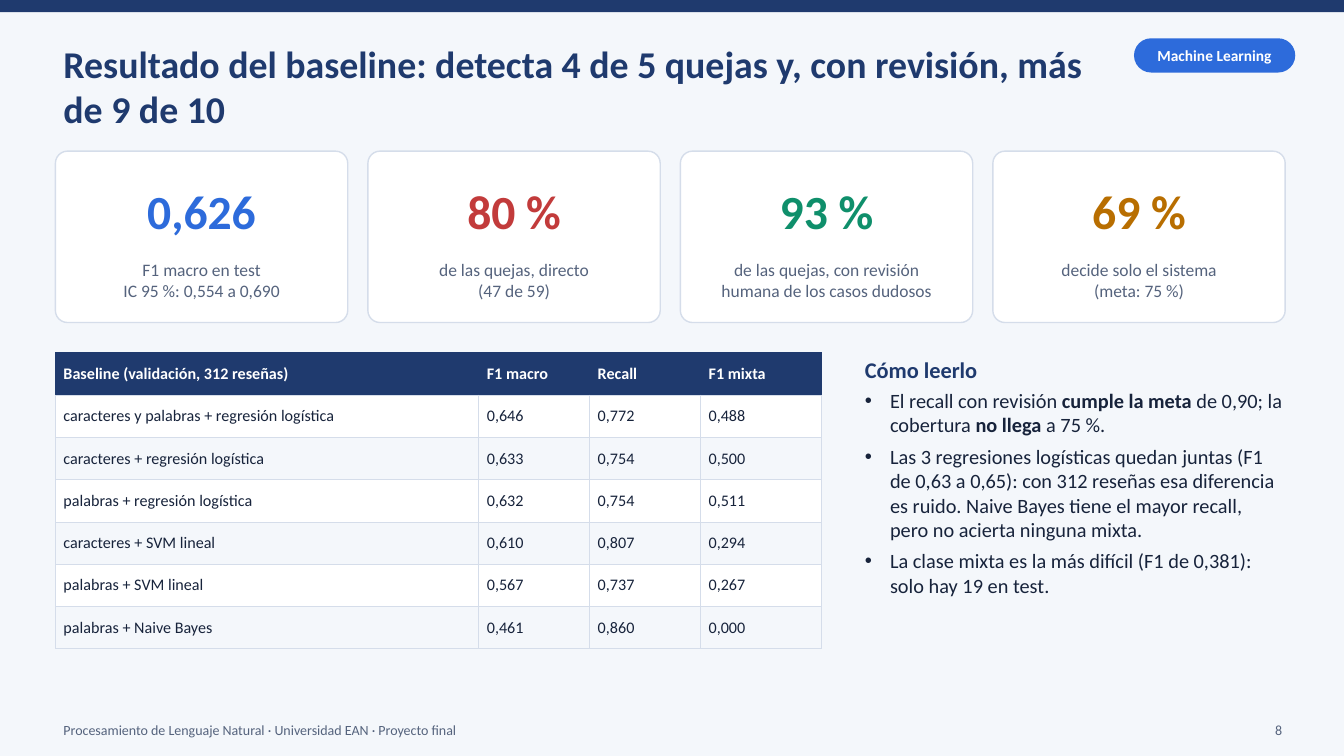
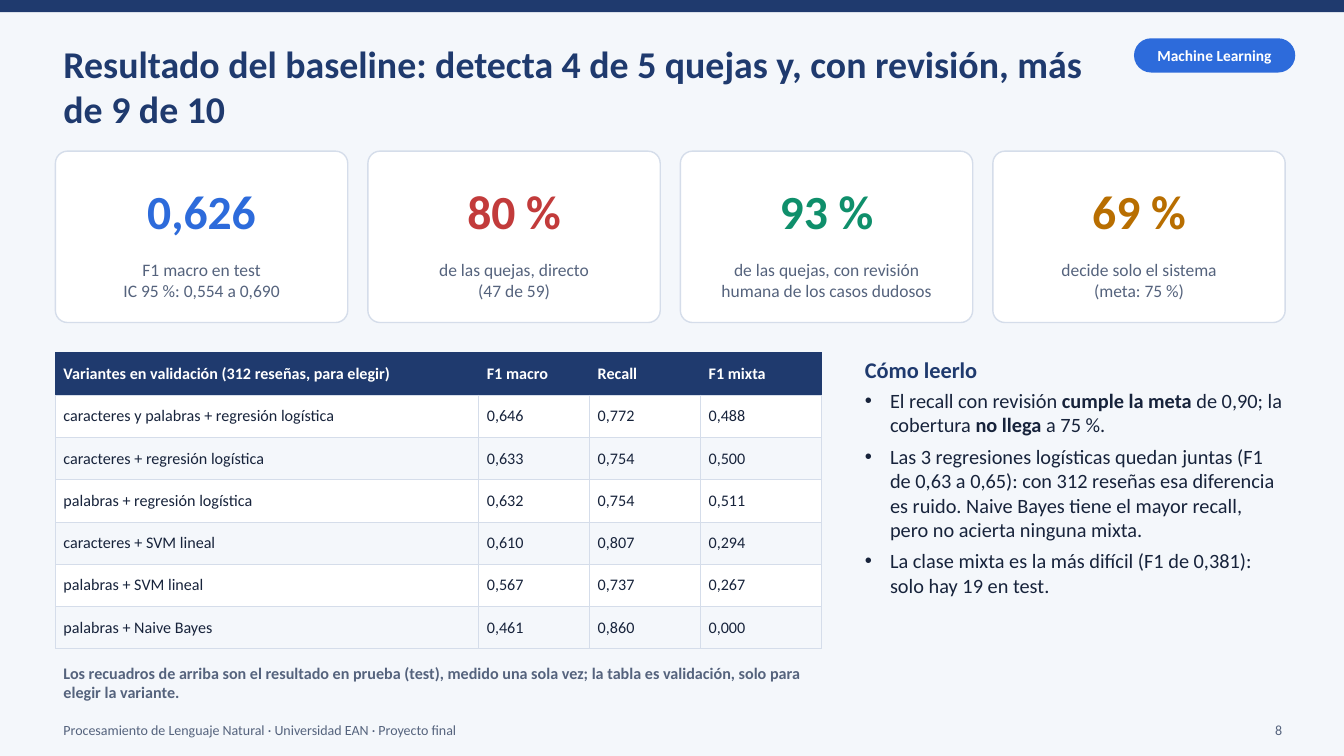
Before and after one commit to RubenEAN/proyecto-final-casinos-nlp, a slide deck: slide 8 of docs/Presentacion_Final.pptx. Drawn at 1344x756 pixels with LibreOffice and Linux fonts; fonts in the diff are those of the drawing. Boxes give left, top, right and bottom in pixels: in the first picture for what was removed or moved away, otherwise in the second. Text is boxed around its words. In the diff, an @@ line names an element or a change of style, - is before the commit and + after.

```diff
--- a/docs/Presentacion_Final.pptx
+++ b/docs/Presentacion_Final.pptx
@@ table at (x1=55, y1=353, x2=822, y2=649) @@
-row 1, column 1: Baseline (validación, 312 reseñas)
+row 1, column 1: Variantes en validación (312 reseñas, para elegir)
@@ text added at (x1=63, y1=667, x2=800, y2=701), 11.5 pt, text #55637D, bold @@
+Los recuadros de arriba son el resultado en prueba (test), medido una sola vez; la tabla es validación, solo para elegir la variante.
```
Also in this commit, not shown: 2 other files.
